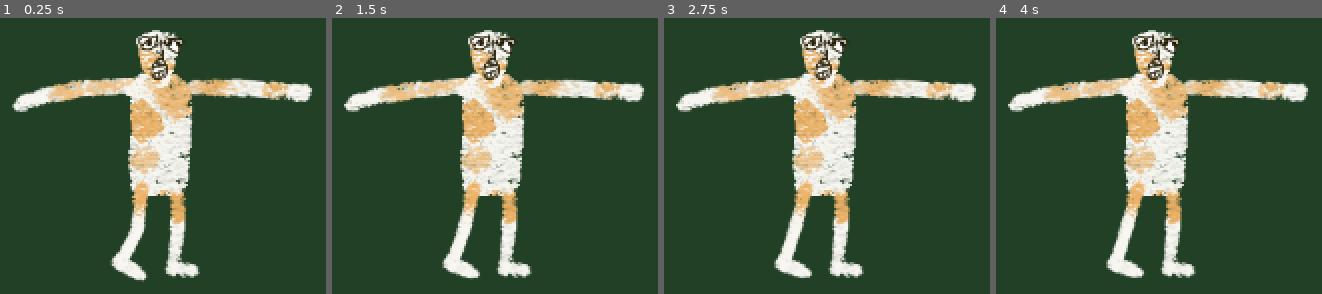
Above: before the commit, frames 1-4 (left to right).
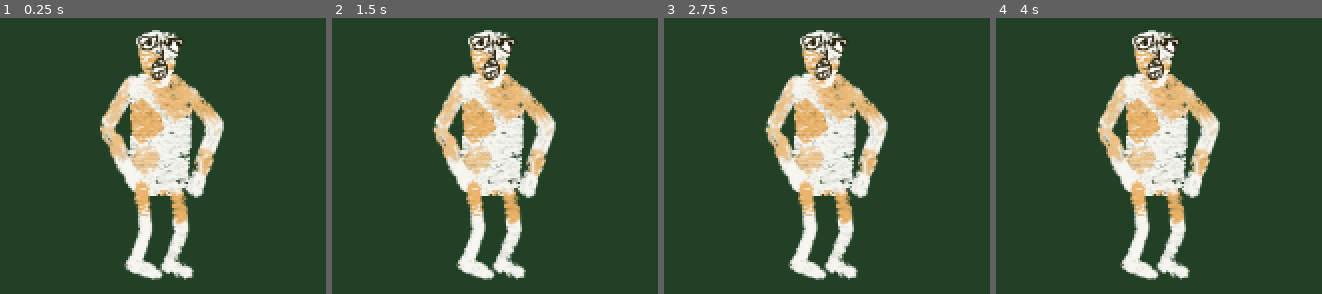
Above: after the commit, the same moments.

Repository: fguillen/The-Forest-Monster-and-the-Cards-Championship
Game: Godot game, scene res://actors/paseant.tscn
Two runs of this game, one before a commit and one after it. Both use one fixed random seed, a clock stepped at 60 frames per second and the inputs below. This scene is started directly instead of the project's main scene.
Inputs:
- Up to frame 1 (0.25 s): no input
- Up to frame 2 (1.5 s): tap Enter (ui_accept) at 0.5, 0.77, 1.25 s; hold Right (ui_right) 0.53-1.28 s; hold Down (ui_down) from 1.28 s (still down)
- Up to frame 3 (2.75 s): tap Enter (ui_accept) at 1.52, 2 s; release Down (ui_down) at 2.03 s; hold Right (ui_right) from 2.03 s (still down)
- Up to frame 4 (4 s): tap Enter (ui_accept) at 2.75, 3.02, 3.5, 3.77 s; release Right (ui_right) at 2.78 s; hold Up (ui_up) 2.78-3.53 s; hold Left (ui_left) from 3.53 s (still down)

The runs differ from the first frame. In frame 1, 12% of the frame differs, in the area x 3-96%, y 20-96%; in frame 2, 12%; in frame 3, 12%, in the area x 3-96%, y 20-95%; in frame 4, 12%.

Commit message:
Paseant walk

Diff:
--- a/actors/paseant.tscn
+++ b/actors/paseant.tscn
@@ -80,10 +80,135 @@
 
 [sub_resource type="Animation" id="Animation_a0w42"]
 resource_name = "walk"
-length = 2.0
+length = 1.4
+loop_mode = 1
+tracks/0/type = "value"
+tracks/0/imported = false
+tracks/0/enabled = true
+tracks/0/path = NodePath("TargetLegLeft:position")
+tracks/0/interp = 1
+tracks/0/loop_wrap = true
+tracks/0/keys = {
+"times": PackedFloat32Array(0, 0.2, 0.4, 0.6),
+"transitions": PackedFloat32Array(1, 1, 1, 1),
+"update": 0,
+"values": [Vector2(182, 221), Vector2(186, 215), Vector2(198, 206), Vector2(203, 221)]
+}
+tracks/1/type = "value"
+tracks/1/imported = false
+tracks/1/enabled = true
+tracks/1/path = NodePath("TargetArmRight:position")
+tracks/1/interp = 1
+tracks/1/loop_wrap = true
+tracks/1/keys = {
+"times": PackedFloat32Array(0, 0.2),
+"transitions": PackedFloat32Array(1, 1),
+"update": 0,
+"values": [Vector2(152, 148), Vector2(162, 135)]
+}
+tracks/2/type = "value"
+tracks/2/imported = false
+tracks/2/enabled = true
+tracks/2/path = NodePath("TargetArmLeft:position")
+tracks/2/interp = 1
+tracks/2/loop_wrap = true
+tracks/2/keys = {
+"times": PackedFloat32Array(0, 1, 1.22367, 1.4),
+"transitions": PackedFloat32Array(1, 1, 1, 1),
+"update": 0,
+"values": [Vector2(211, 145), Vector2(222, 133), Vector2(215.29, 141.947), Vector2(210, 149)]
+}
+tracks/3/type = "value"
+tracks/3/imported = false
+tracks/3/enabled = true
+tracks/3/path = NodePath("TargetLegRight:position")
+tracks/3/interp = 1
+tracks/3/loop_wrap = true
+tracks/3/keys = {
+"times": PackedFloat32Array(0, 1, 1.4),
+"transitions": PackedFloat32Array(1, 1, 1),
+"update": 0,
+"values": [Vector2(155, 220), Vector2(147, 203), Vector2(158, 222)]
+}
+tracks/4/type = "value"
+tracks/4/imported = false
+tracks/4/enabled = true
+tracks/4/path = NodePath("Polygons/Skeleton2D/Hip:position")
+tracks/4/interp = 1
+tracks/4/loop_wrap = true
+tracks/4/keys = {
+"times": PackedFloat32Array(0.2, 0.6, 0.8, 1.2),
+"transitions": PackedFloat32Array(1, 1, 1, 1),
+"update": 0,
+"values": [Vector2(177, 144), Vector2(180, 151), Vector2(180, 142), Vector2(180, 148)]
+}
+
+[sub_resource type="Animation" id="Animation_204a0"]
+length = 0.001
+tracks/0/type = "value"
+tracks/0/imported = false
+tracks/0/enabled = true
+tracks/0/path = NodePath("TargetLegLeft:position")
+tracks/0/interp = 1
+tracks/0/loop_wrap = true
+tracks/0/keys = {
+"times": PackedFloat32Array(0),
+"transitions": PackedFloat32Array(1),
+"update": 0,
+"values": [Vector2(182, 221)]
+}
+tracks/1/type = "value"
+tracks/1/imported = false
+tracks/1/enabled = true
+tracks/1/path = NodePath("TargetArmRight:position")
+tracks/1/interp = 1
+tracks/1/loop_wrap = true
+tracks/1/keys = {
+"times": PackedFloat32Array(0),
+"transitions": PackedFloat32Array(1),
+"update": 0,
+"values": [Vector2(152, 148)]
+}
+tracks/2/type = "value"
+tracks/2/imported = false
+tracks/2/enabled = true
+tracks/2/path = NodePath("TargetArmLeft:position")
+tracks/2/interp = 1
+tracks/2/loop_wrap = true
+tracks/2/keys = {
+"times": PackedFloat32Array(0),
+"transitions": PackedFloat32Array(1),
+"update": 0,
+"values": [Vector2(211, 145)]
+}
+tracks/3/type = "value"
+tracks/3/imported = false
+tracks/3/enabled = true
+tracks/3/path = NodePath("TargetLegRight:position")
+tracks/3/interp = 1
+tracks/3/loop_wrap = true
+tracks/3/keys = {
+"times": PackedFloat32Array(0),
+"transitions": PackedFloat32Array(1),
+"update": 0,
+"values": [Vector2(155, 220)]
+}
+tracks/4/type = "value"
+tracks/4/imported = false
+tracks/4/enabled = true
+tracks/4/path = NodePath("Polygons/Skeleton2D/Hip:position")
+tracks/4/interp = 1
+tracks/4/loop_wrap = true
+tracks/4/keys = {
+"times": PackedFloat32Array(0),
+"transitions": PackedFloat32Array(1),
+"update": 0,
+"values": [Vector2(177, 148)]
+}
 
 [sub_resource type="AnimationLibrary" id="AnimationLibrary_2ofi3"]
 _data = {
+"RESET": SubResource("Animation_204a0"),
 "walk": SubResource("Animation_a0w42")
 }
 
@@ -299,16 +424,16 @@
 position = Vector2(0, 31)
 
 [node name="TargetArmRight" type="Marker2D" parent="."]
-position = Vector2(70, 86)
+position = Vector2(152, 148)
 
 [node name="TargetArmLeft" type="Marker2D" parent="."]
-position = Vector2(283, 77)
+position = Vector2(211, 145)
 
 [node name="TargetLegRight" type="Marker2D" parent="."]
-position = Vector2(143, 220)
+position = Vector2(155, 220)
 
 [node name="TargetLegLeft" type="Marker2D" parent="."]
-position = Vector2(186, 225)
+position = Vector2(182, 221)
 
 [node name="AnimationPlayer" type="AnimationPlayer" parent="."]
 libraries = {
Not shown: 1 places in actors/paseant.tscn that only renumber resources
